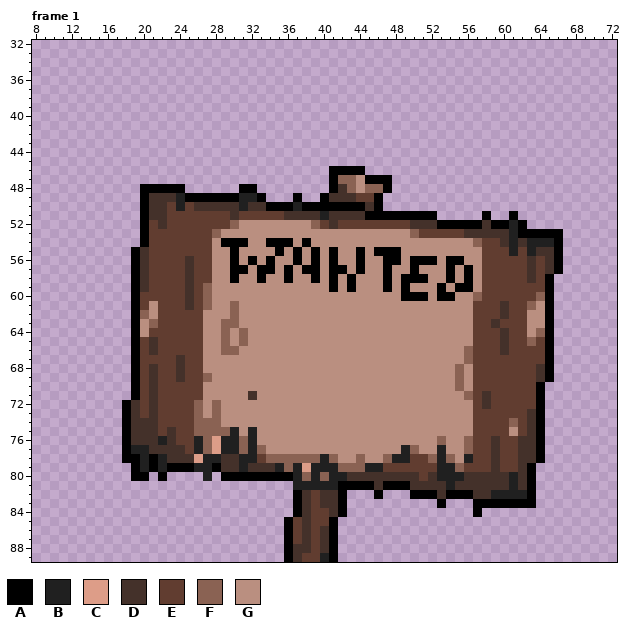
A pixel-art file gets an edit: sprites/ea_sign.ase. The picture above was drawn from the file before the commit.
90x90 pixels, 36 frames. Colours within 5 levels of each other are drawn and written as one. Shown: frame 1: x 8..72, y 32..89. The commit also changed other frames, which this record leaves out.
Visible layers, top first: "Layer 4", "Layer 5", "Layer 3", "Layer 2", "Layer".
Palette (. is transparent): A #000000  B #202020  C #dd9d88  D #44312a  E #613d30  F #8a6253  G #ba8f80
Pixels before, frame 1 (only the part around the change), first column x 12:
35 .............................................................
36 .............................................................
37 .............................................................
38 .............................................................
39 .............................................................
40 .............................................................
41 .............................................................
42 .............................................................
43 .............................................................
44 .............................................................
45 .............................................................
46 .............................AAAA............................
47 .............................AFFGAAA.........................
48 ........AAAAA......AA........ADFGFFA.........................
49 ........ADDDBAAAAAABBA...A..ADDDEEA..........................
50 ........ADDEBEDDDDDBDDAAABAAAAAAADA..........................
51 ........ADDEEEEEEEDEEEEEDDDDBDDDDAAAAAAAA.....A..A...........
52 ........AEDEEEEEEEFGGGGGGGGFEDEEEEEEEEDDDAAAAADAABA..........
53 ........AEEEEEEEFGGGGGGGGGGGGGGGGGGGGGFEEEEEDDDDDBAAAAA......
54 ........AEEEEEEEGAAAGGAAAGAGGGGGGGGGGGGGGGGGGFEEDBDBBBA......
55 .......ADEEEEEEEGGAGGGGAGAGAGAGGAGAAAGGGGGGGGGEEEBEBDDA......
56 .......ADEEEEDEEGGAGAGAGGAGAGAGGAGGAAGAAAGAAGGEEEEEDEDA......
57 .......ADEEEEDEEGGAAGAAGAGAAGAAGAGGAGGAGGGAGAGEEEEEDEDA......
58 .......ADEEEEDEEGGAGGAGGAGGAGAGAGGGAGAAAGGAGAGEEEEEDEA.......
59 .......ADEEEEDEFGGGGGGGGGGGGGAGAGGGAGAGGGAGAAGEEEEEEEA.......
60 .......AEEEEEDEFGGGGGGGGGGGGGGGGGGGGGAAAGAAGGFEEEEEEFA.......
61 .......AEGEEEDEFGGFGGGGGGGGGGGGGGGGGGGGGGGGGGEEEDEEFGA.......
62 .......AFGEEEEEGGGFGGGGGGGGGGGGGGGGGGGGGGGGGGEEEDEEGGA.......
63 .......AGFEEEEEGGFFGGGGGGGGGGGGGGGGGGGGGGGGGGEEDEEEGGA.......
64 .......AGEEEEEEGGFGFGGGGGGGGGGGGGGGGGGGGGGGGGEEEDEEGFA.......
65 .......AEDEEEEEGGFGFGGGGGGGGGGGGGGGGGGGGGGGGGEEEDEEFEA.......
66 .......AEDEEEEEGGFFGGGGGGGGGGGGGGGGGGGGGGGGGFEEEDEEEEA.......
67 .......AEEEEDEEGGGGGGGGGGGGGGGGGGGGGGGGGGGGGFEEEEEEEEA.......
68 .......AEDEEDEEGGGGGGGGGGGGGGGGGGGGGGGGGGGGFGEEEEEEEDA.......
69 .......AEDEEDEEFGGGGGGGGGGGGGGGGGGGGGGGGGGGFGEEEEEEEDA.......
70 .......AEDEEEEEGGGGGGGGGGGGGGGGGGGGGGGGGGGGFGEEEEEEEA........
71 .......AEDEEEEEGGGGGDGGGGGGGGGGGGGGGGGGGGGGGFEDEEEEEA........
72 ......ADEDEEEEFGFGGGGGGGGGGGGGGGGGGGGGGGGGGGGEDEEEEEA........
73 ......ADEDEEEEFGFGGGGGGGGGGGGGGGGGGGGGGGGGGGGEEEEEEDA........
74 ......ADDDEEEEFFFGGGGGGGGGGGGGGGGGGGGGGGGGGGGEEEEFEDA........
75 ......ADDDEDEEFFFFBGBGGGGGGGGGGGGGGGGGGGGGGGGEEEEGEDA........
76 ......ADDDBDEEBFCBBFBGGGGGGGGGGGGGGGGGGGGFGGFEEDEEDDA........
77 ......ABBDDDDEBFCBBFBFGGGGGGGGGGGGGGGBFGGBGGFEEDEEDDA........
78 ......AABABDDDCBBDDBBEFFFFFFBFGGFGGFBBEEFBFGBEEDEEDDA........
79 .......ABABAAABBADDBDDDBFBCBBBFFFBBEEEEEEBBFEEEDEEDA.........
80 .......AA.A....B.AAAAAAAABFBFBBDDDDDDDDEDBBBDDDDDBDA.........
81 .........................BBBBBAAAADAAADDDDBDDDDDDBDA.........
82 .........................ADEDDA...A...AAADAAADDBBBBA.........
83 .........................ADEDDA..........A...AAAAAAA.........
84 .........................ADEEDA..............A...............
85 ........................AEDEEA...............................
86 ........................AEDEDA...............................
87 ........................AEDEDA...............................
88 ........................ADDEDA...............................
89 ........................ADEEBA...............................
After the commit:
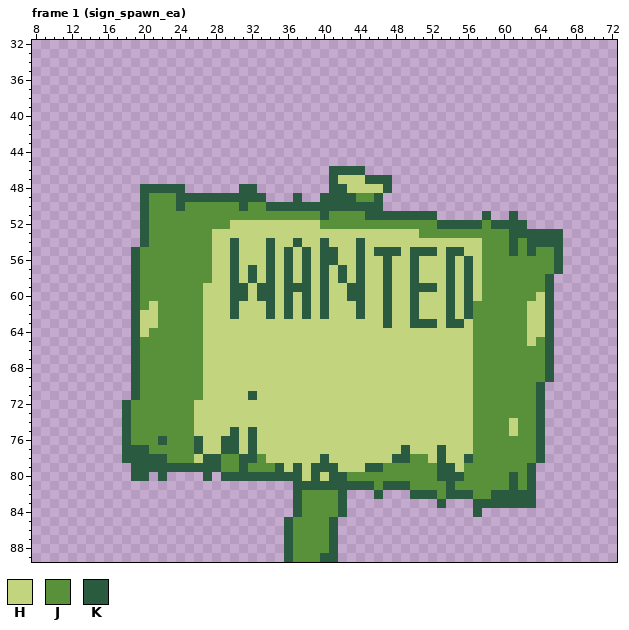
Colours new in this view: H #c2d47d  J #59913a  K #2a5a3f
Difference:
Changed rows in their new state; - is an unchanged pixel.
Frame 1 (sign_spawn_ea), layers "Layer 2", "Layer":
first column x 18:
46 -----------------------KKKK----------------------
47 -----------------------KHHHKKK-------------------
48 --KKKKK------KK--------KKHHHHK-------------------
49 --KJJJKKKKKKKKKK---K--KKKKJJK--------------------
50 --KJJJKJJJJJJKJJKKKKKKKKKKKKK--------------------
51 --KJJJJJJJJJJJJJJJJJJJKJJJJKKKKKKKK-----K--K-----
52 --KJJJJJJJJJHHHHHHHHHHJJJJJJJJJJJJJKKKKKJKKKK----
53 --KJJJJJJJHHHHHHHHHHHHHHHHHHHHHHHJJJJJJJJJJKKKKKK
54 --KJJJJJJJHHKHHHKHHKHHKHHHKHHHHHHHHHHHHHJJJKJKKKK
55 -KJJJJJJJJHHKHHHKHKHKHKKHHKHKKKHKKKHKKHHJJJKJKJJK
56 -KJJJJJJJJHHKHHHKHKHKHKKHHKHHKHHKHHHKHKHJJJJJJJJK
57 -KJJJJJJJJHHKHKHKHKHKHKHKHKHHKHHKHHHKHKHJJJJJJJJK
58 -KJJJJJJJJHHKHKHKHKHKHKHKHKHHKHHKHHHKHKHJJJJJJJK-
59 -KJJJJJJJHHHKKHKKHKKKHKHHKKHHKHHKKKHKHKHJJJJJJJK-
60 -KJJJJJJJHHHKKHKKHKHKHKHHKKHHKHHKHHHKHKHJJJJJJHK-
61 -KJHJJJJJHHHKHHHKHKHKHKHHHKHHKHHKHHHKHKJJJJJJHHK-
62 -KHHJJJJJHHHKHHHKHKHKHKHHHKHHKHHKHHHKHKJJJJJJHHK-
63 -KHHJJJJJHHHHHHHHHHHHHHHHHHHHKHHKKKHKKHJJJJJJHHK-
64 -KHJJJJJJHHHHHHHHHHHHHHHHHHHHHHHHHHHHHHJJJJJJHHK-
65 -KJJJJJJJHHHHHHHHHHHHHHHHHHHHHHHHHHHHHHJJJJJJHJK-
66 -KJJJJJJJHHHHHHHHHHHHHHHHHHHHHHHHHHHHHHJJJJJJJJK-
67 -KJJJJJJJHHHHHHHHHHHHHHHHHHHHHHHHHHHHHHJJJJJJJJK-
68 -KJJJJJJJHHHHHHHHHHHHHHHHHHHHHHHHHHHHHHJJJJJJJJK-
69 -KJJJJJJJHHHHHHHHHHHHHHHHHHHHHHHHHHHHHHJJJJJJJJK-
70 -KJJJJJJJHHHHHHHHHHHHHHHHHHHHHHHHHHHHHHJJJJJJJK--
71 -KJJJJJJJHHHHHKHHHHHHHHHHHHHHHHHHHHHHHHJJJJJJJK--
72 KJJJJJJJHHHHHHHHHHHHHHHHHHHHHHHHHHHHHHHJJJJJJJK--
73 KJJJJJJJHHHHHHHHHHHHHHHHHHHHHHHHHHHHHHHJJJJJJJK--
74 KJJJJJJJHHHHHHHHHHHHHHHHHHHHHHHHHHHHHHHJJJJHJJK--
75 KJJJJJJJHHHHKHKHHHHHHHHHHHHHHHHHHHHHHHHJJJJHJJK--
76 KJJJKJJJKHHKKHKHHHHHHHHHHHHHHHHHHHHHHHHJJJJJJJK--
77 KKKJJJJJKHHKKHKHHHHHHHHHHHHHHHHKHHHKHHHJJJJJJJK--
78 KKKKKJJJHKKJJKKJHHHHHHKHHHHHHHKKJJHKHHKJJJJJJJK--
79 -KKKKKKKKKKJJKJJJKHKHKKKHHHKKJJJJJJKKHJJJJJJJK---
80 -KK-K----K-KKKKKKKKKHKHKKJJJJJJJJJJKKKJJJJJKJK---
81 -------------------KKKKKKKKKJKKKJJJJKJJJJJJKJK---
82 -------------------KJJJJK---K---KKKJKKKJJKKKKK---
83 -------------------KJJJJK----------K---KKKKKKK---
84 -------------------KJJJJK--------------K---------
85 ------------------KJJJJK-------------------------
86 ------------------KJJJJK-------------------------
87 ------------------KJJJJK-------------------------
88 ------------------KJJJJK-------------------------
89 ------------------KJJJKK-------------------------
Changed places in both pictures, as pixel boxes (x1, y1, x2, y2):
changed: (122, 166, 563, 562)
